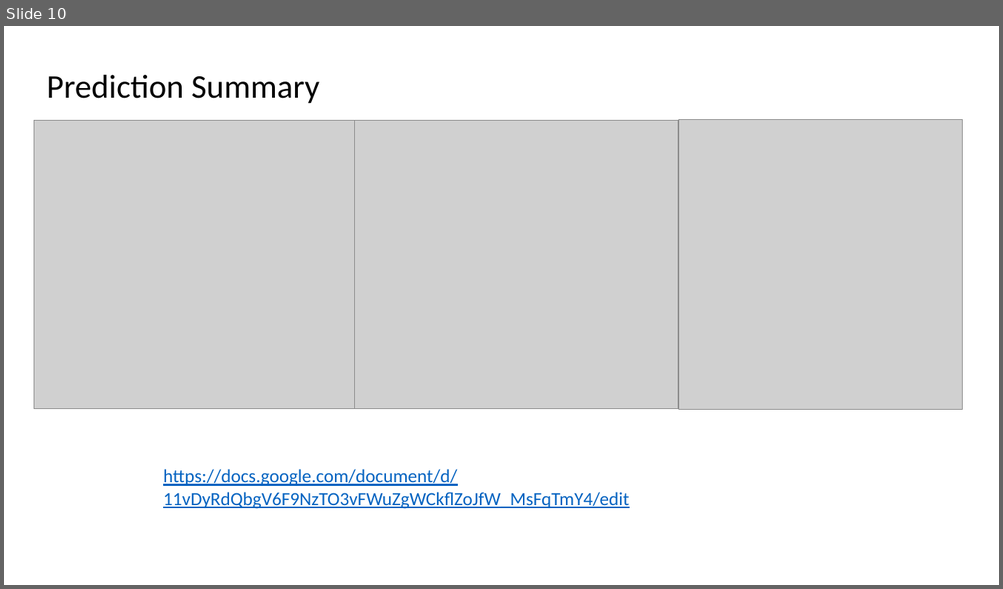
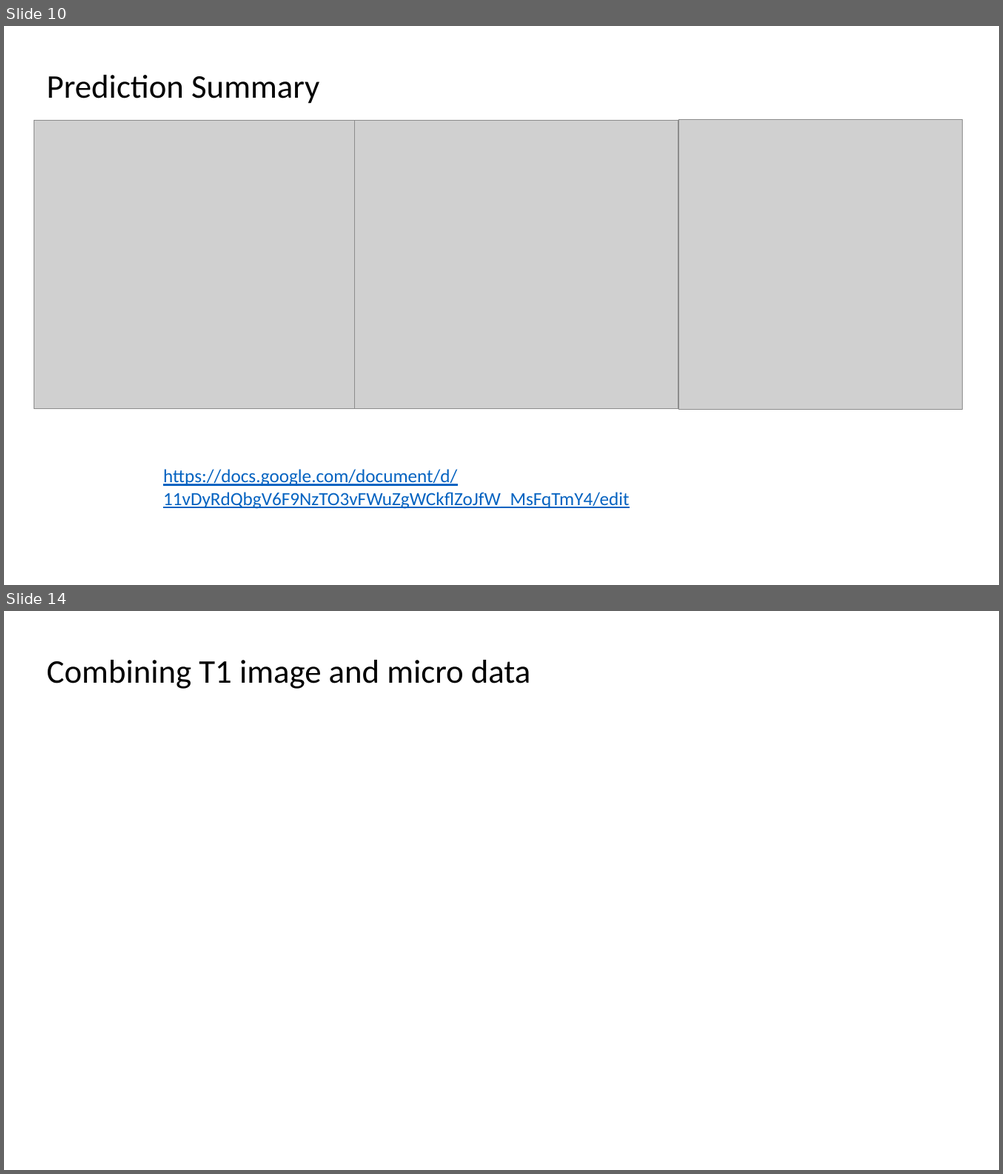
Before and after one commit to hanzhiwangchn/Microstructure_Age_Prediction, a slide deck: summary.pptx. Shown one above the other, each under a label of ours: slide 10 before the commit, slides 10 and 14 after it; the slides between them are not shown. The pictures are 1003x589 and 1003x1174 pixels, drawn with LibreOffice and Linux fonts; fonts in the diff are those of the drawing; grey boxes stand for pictures; background and template pictures are left out. Boxes give left, top, right and bottom in pixels: in the first picture for what was removed or moved away, otherwise in the second. Text is boxed around its words. In the diff, an @@ line names an element or a change of style, - is before the commit and + after.

```diff
--- a/summary.pptx
+++ b/summary.pptx
@@ slide 14 added at [4,611,999,1170], background picture (left out) @@
@@ text added at [47,660,531,689], 32 pt, text #000000 @@
+Combining T1 image and micro data
```
Also in this commit, not shown: 1 slide changed, 2 other slides added, 4 other files.
